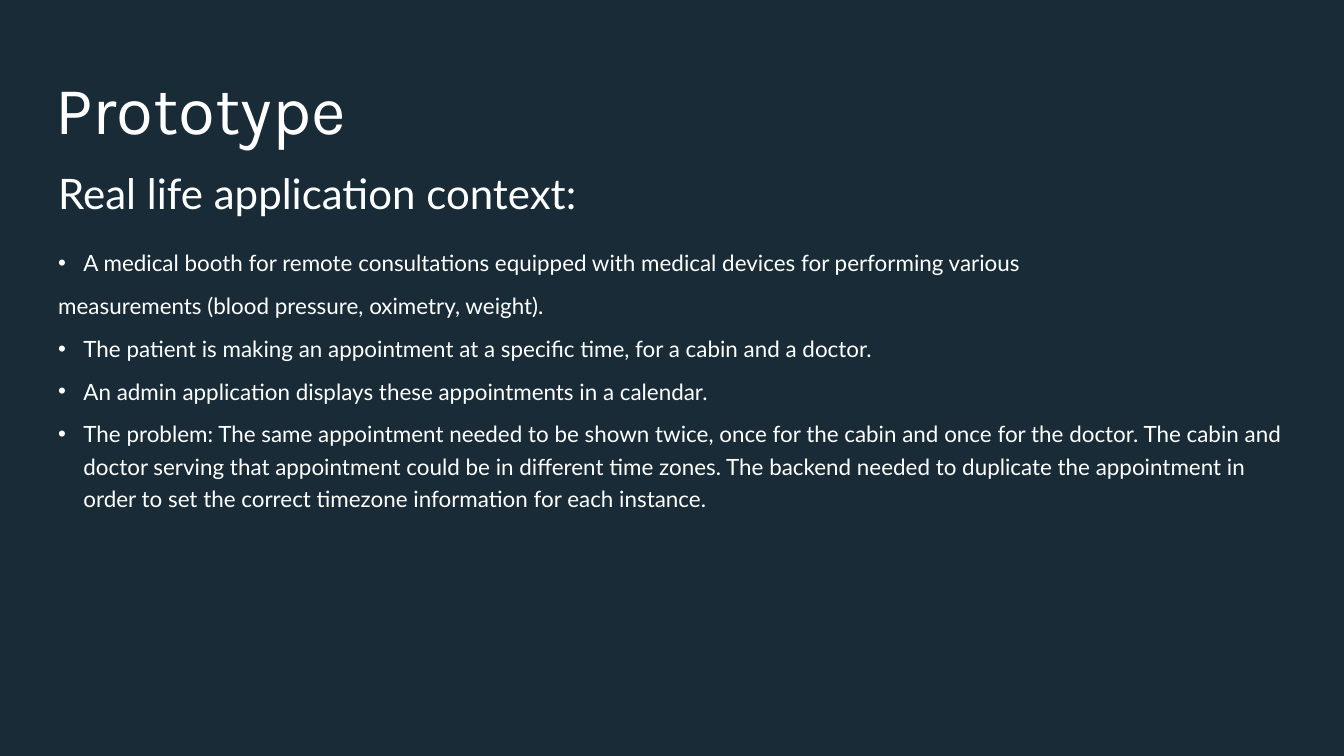
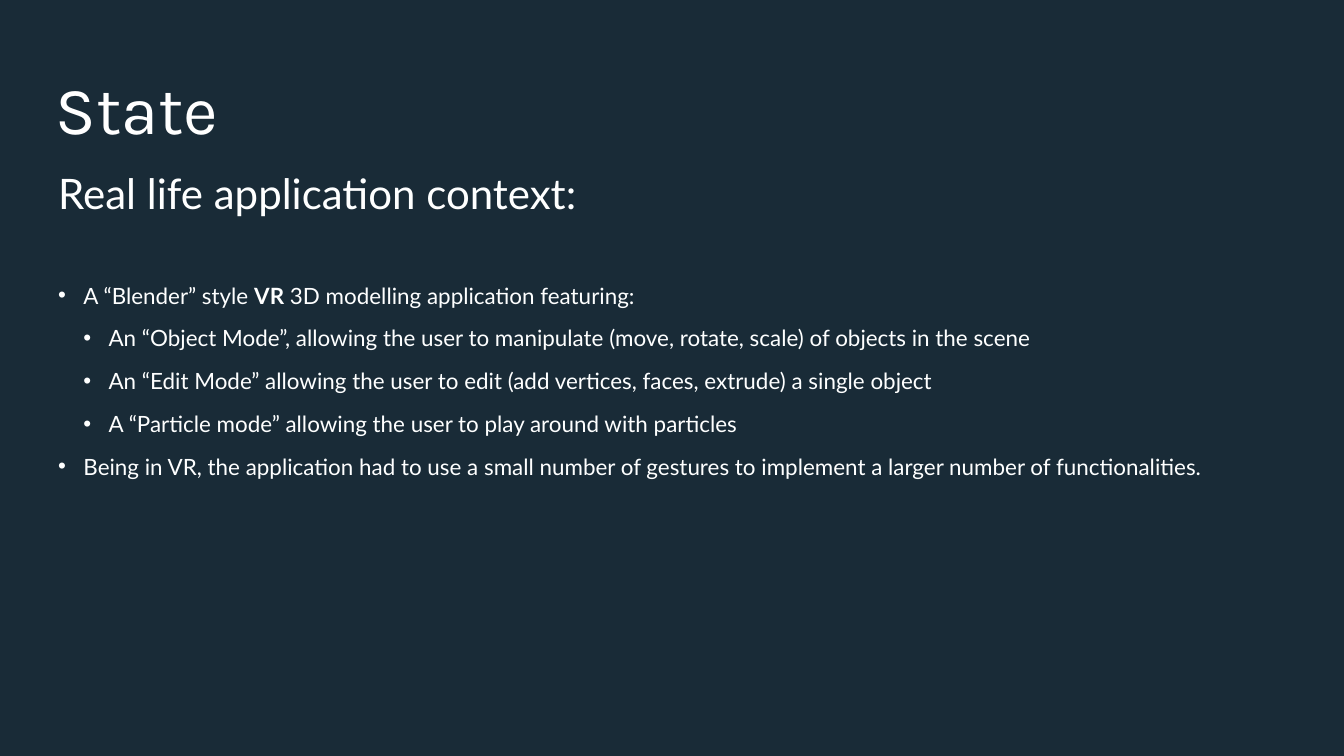
Before and after one commit to Iamsdl/Endava-DesignPatterns, a slide deck: slide 15 of PPT/Back to the basics, explaining design patterns with real life examples - Adapter & State.pptx. Drawn at 1344x756 pixels with LibreOffice and Linux fonts; fonts in the diff are those of the drawing; background and template pictures are left out. Boxes give left, top, right and bottom in pixels: in the first picture for what was removed or moved away, otherwise in the second. Text is boxed around its words. In the diff, an @@ line names an element or a change of style, - is before the commit and + after.

Commit message:
Adapter + some State

```diff
--- a/PPT/Back to the basics, explaining design patterns with real life examples - Adapter & State.pptx
+++ b/PPT/Back to the basics, explaining design patterns with real life examples - Adapter & State.pptx
@@ title at bbox=[55, 91, 218, 135]: text changed @@
-Prototype
+State
@@ text at bbox=[83, 287, 1201, 479]: text changed @@
-• A medical booth for remote consultations equipped with medical devices for performing various
-measurements (blood pressure, oximetry, weight).
-• The patient is making an appointment at a specific time, for a cabin and a doctor.
-• An admin application displays these appointments in a calendar.
-• The problem: The same appointment needed to be shown twice, once for the cabin and once for the doctor. The cabin and doctor serving that appointment could be in different time zones. The backend needed to duplicate the appointment in order to set the correct timezone information for each instance.
+• A “Blender” style VR 3D modelling application featuring:
+  • An “Object Mode”, allowing the user to manipulate (move, rotate, scale) of objects in the scene
+  • An “Edit Mode” allowing the user to edit (add vertices, faces, extrude) a single object
+  • A “Particle mode” allowing the user to play around with particles
+• Being in VR, the application had to use a small number of gestures to implement a larger number of functionalities.
```
Also in this commit, not shown: 3 other slides changed, 10 other files.
